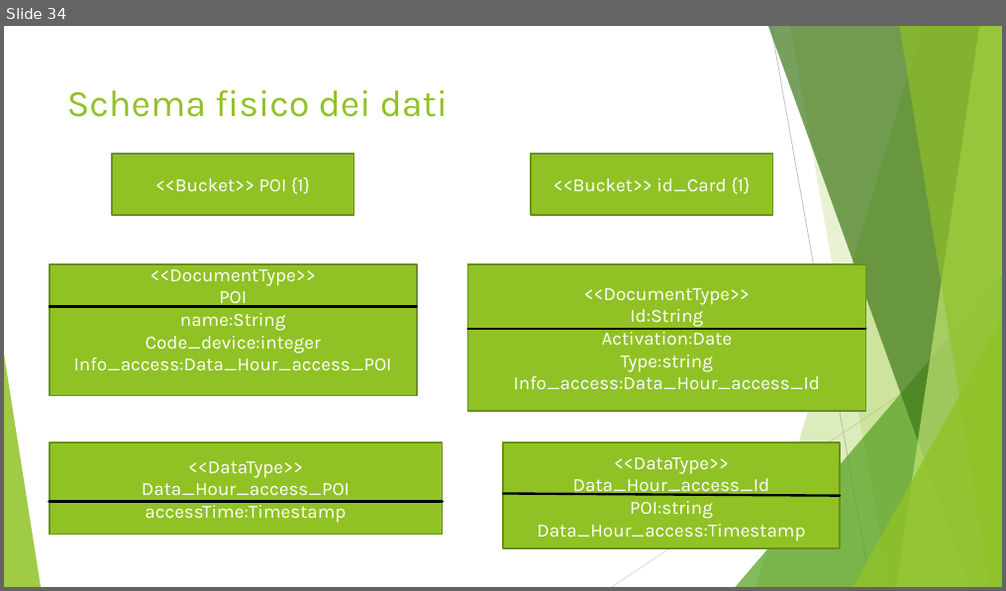
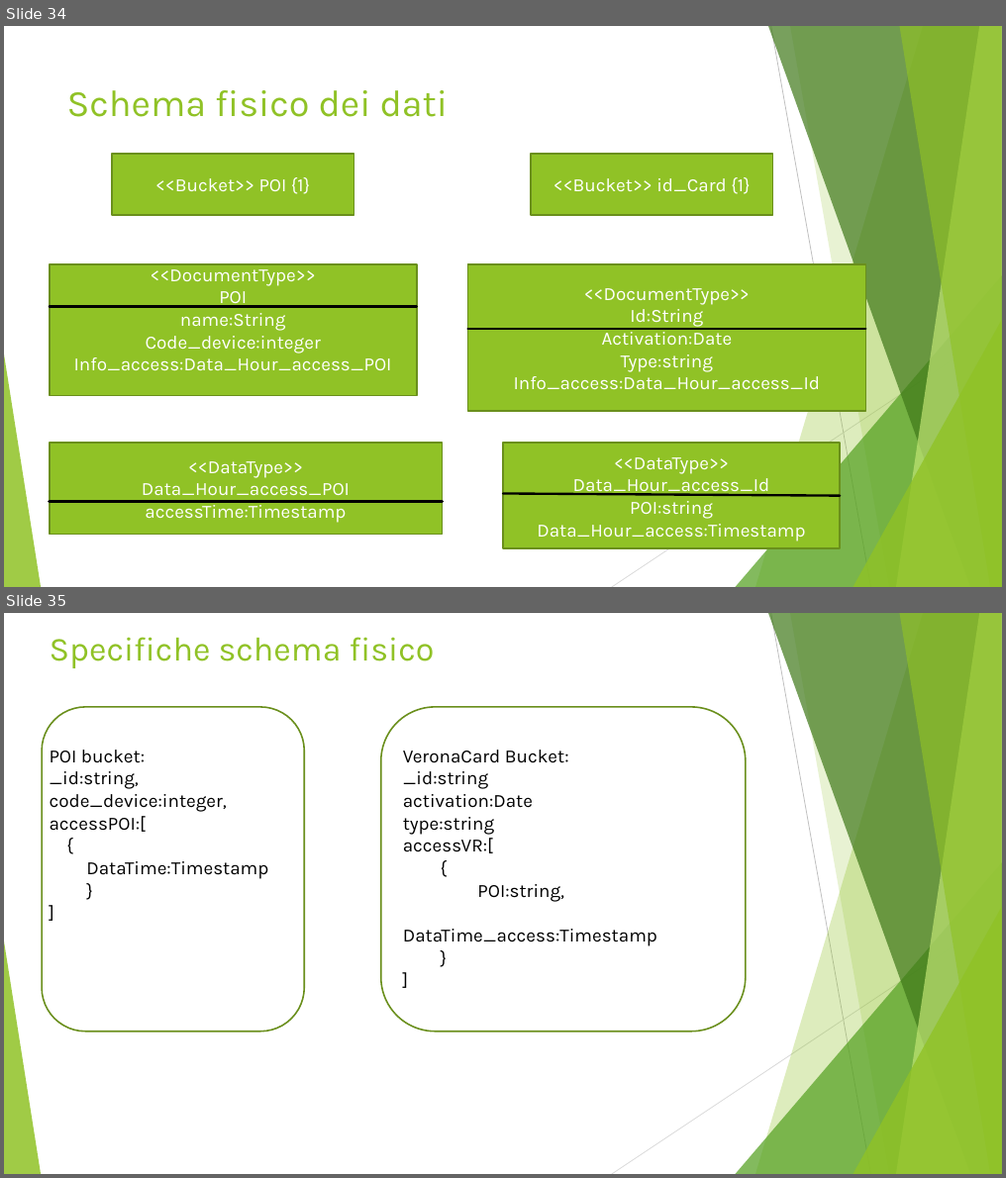
Before and after one commit to Buzzolan/VeronaCardMongoDB, a slide deck: Presentazione_progetto.pptx. Shown one above the other, each under a label of ours: slide 34 before the commit, slides 34 and 35 after it. The pictures are 1006x591 and 1006x1178 pixels, drawn with LibreOffice and Linux fonts; fonts in the diff are those of the drawing. Boxes give left, top, right and bottom in pixels: in the first picture for what was removed or moved away, otherwise in the second. Text is boxed around its words. In the diff, an @@ line names an element or a change of style, - is before the commit and + after.

```diff
--- a/Presentazione_progetto.pptx
+++ b/Presentazione_progetto.pptx
@@ slide 35 added at box(4, 613, 1002, 1174), background #FFFFFF; not listed: 10 template elements that a slide beside it also shows @@
@@ title added at box(50, 637, 435, 668), 32.4 pt, text #90C226 @@
+Specifiche schema fisico
@@ rounded rectangle added at box(42, 707, 304, 1032), outline #6B901C 1.5 pt @@
@@ rounded rectangle added at box(381, 707, 746, 1032), outline #6B901C 1.5 pt @@
@@ text added at box(50, 750, 268, 879), 18 pt, text #000000 @@
+POI bucket:
+_id:string,
+code_device:integer,
+accessPOI:[
+{
+DataTime:Timestamp
+}
+]
@@ text added at box(403, 750, 657, 947), 18 pt, text #000000 @@
+VeronaCard Bucket:
+_id:string
+activation:Date
+type:string
+accessVR:[
+{
+POI:string,
+DataTime_access:Timestamp
+}
+]
```
Also in this commit, not shown: 1 slide changed, 8 other slides added, 10 other files.
